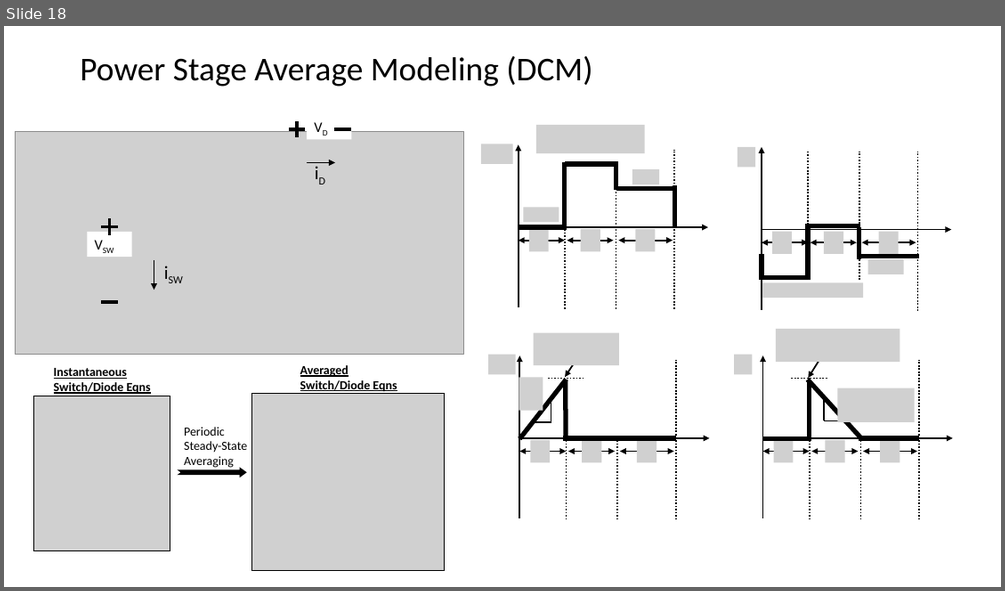
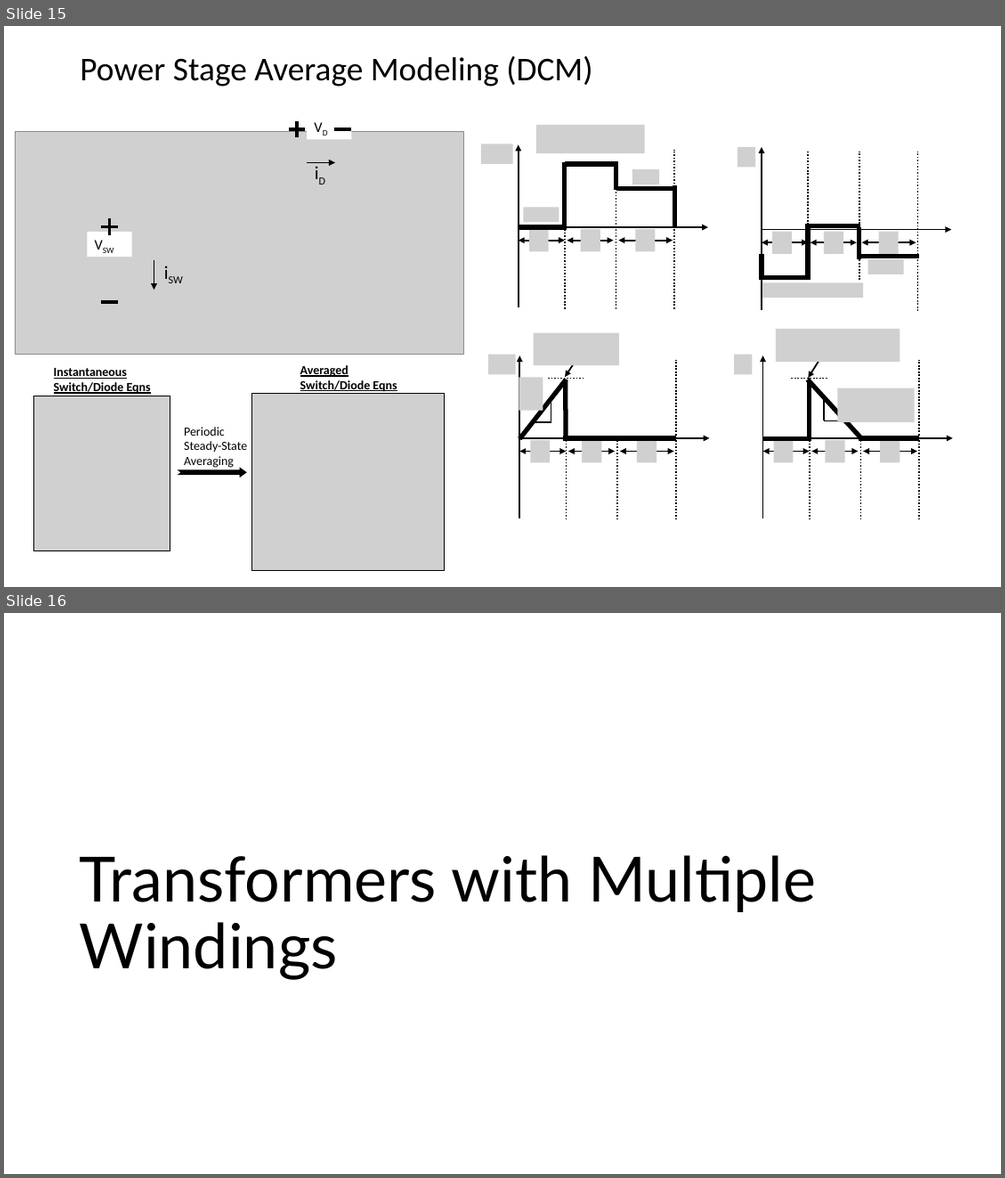
Before and after one commit to vvugh0159/LTspice_Projects, a slide deck: Flyback_Converter/Transformers_and_Flyback_Converter_DCM.pptx. Shown one above the other, each under a label of ours: slide 18 before the commit, slides 15 and 16 after it. The pictures are 1005x591 and 1005x1178 pixels, drawn with LibreOffice and Linux fonts; fonts in the diff are those of the drawing; grey boxes stand for pictures; background and template pictures are left out. Boxes give left, top, right and bottom in pixels: in the first picture for what was removed or moved away, otherwise in the second. Text is boxed around its words. In the diff, an @@ line names an element or a change of style, - is before the commit and + after.

```diff
--- a/Flyback_Converter/Transformers_and_Flyback_Converter_DCM.pptx
+++ b/Flyback_Converter/Transformers_and_Flyback_Converter_DCM.pptx
@@ slide 16 added at (x1=4, y1=613, x2=1001, y2=1174), background #FFFFFF @@
@@ title added at (x1=80, y1=855, x2=817, y2=980), 60 pt, text #000000 @@
+Transformers with Multiple Windings
@@ what was slide 18 is now slide 15 @@
```
Also in this commit, not shown: 4 slides changed, 10 other slides added, 8 other files.
